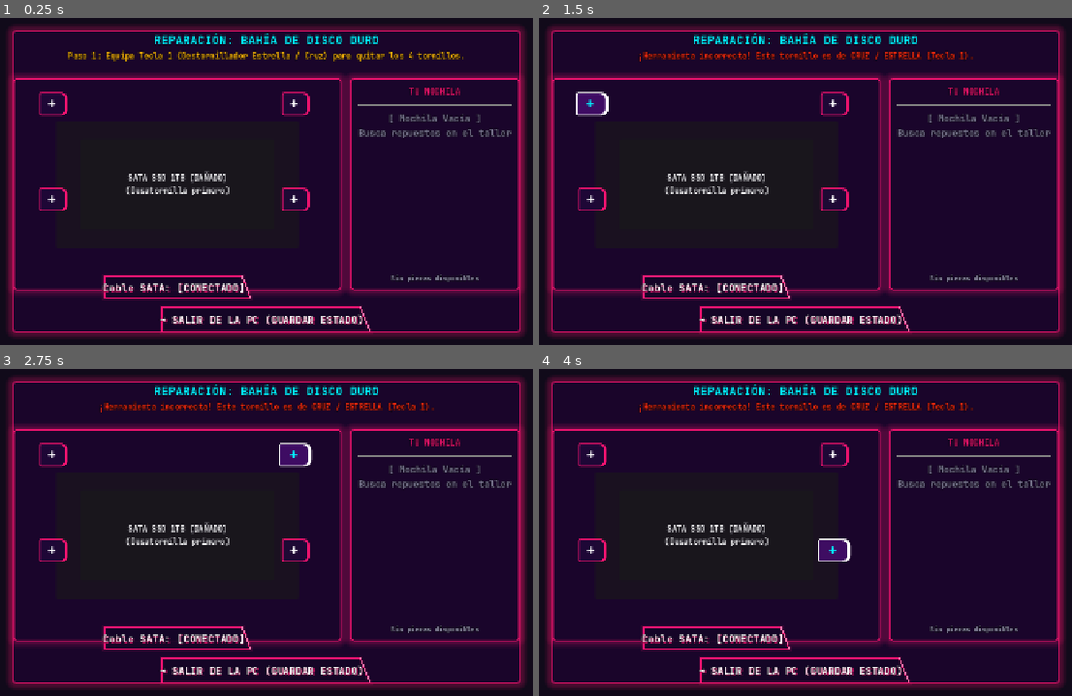
Above: before the commit, frames 1-4 (two rows, left to right).
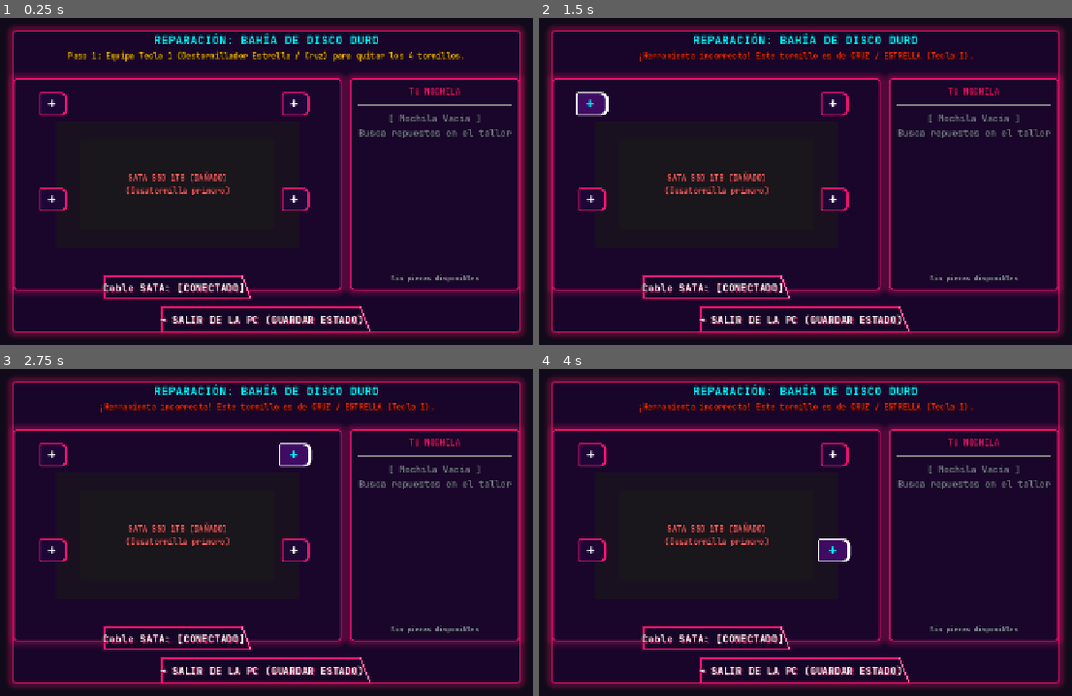
Above: after the commit, the same moments.

Repository: santiago9seijas-bit/computer-technician-3D
Game: Godot game, scene res://scenes/minigames/HDDMinigame.tscn
Two runs of this game, one before a commit and one after it. Both use one fixed random seed, a clock stepped at 60 frames per second and the inputs below. This scene is started directly instead of the project's main scene.
Inputs:
- Up to frame 1 (0.25 s): no input
- Up to frame 2 (1.5 s): click "Cable SATA: [CONECTADO]" at 0.5 s; click "✚" at 1.25 s
- Up to frame 3 (2.75 s): click "✚" at 2 s
- Up to frame 4 (4 s): click "✚" at 2.75 s; click "✚" at 3.5 s

The runs differ from the first frame. In frame 1, 0.6% of the frame differs, in the area x 23-44%, y 46-55%; in frame 2, 0.6%; in frame 3, 0.6%; in frame 4, 0.6%.

Commit message:
feat: mecanica simetrica de arrastre en HDD con integracion de mochila y tacto continuo

Diff:
--- a/scripts/minigames/HDDMinigame.gd
+++ b/scripts/minigames/HDDMinigame.gd
@@ -6,8 +6,9 @@
 enum State {
 	UNSCREW_4,
 	DISCONNECT_SATA,
-	DRAG_REMOVE_HDD,
+	EXTRACT_HDD,
 	EMPTY_BAY,
+	INSERT_HDD_DOWN,
 	CONNECT_SATA_NEW,
 	SCREW_4,
 	COMPLETED
@@ -24,9 +25,11 @@
 var screw_type: String = "cruz"
 var required_tool_id: int = 1
 
-# Arrastre del disco viejo
+# Arrastre del disco
 var is_dragging_hdd: bool = false
 var drag_start_y: float = 0.0
+var base_disk_y: float = 0.0
+var initialized_disk_y: bool = false
 
 # Arrastre desde la mochila
 var is_dragging_backpack_hdd: bool = false
@@ -84,6 +87,11 @@
 	_update_ui_state()
 	_refresh_backpack_ui()
 
+func _process(_delta: float) -> void:
+	if not initialized_disk_y and disk_panel.position.y != 0:
+		base_disk_y = disk_panel.position.y
+		initialized_disk_y = true
+
 func _on_backpack_changed(_items: Array) -> void:
 	_refresh_backpack_ui()
 
@@ -115,6 +123,7 @@
 				item_btn.text = "⇪ SATA SSD 1TB (NUEVO)\n[Arrastra o Clic]"
 				item_btn.modulate = Color(0.0, 1.0, 0.6, 1.0)
 
+				# Permitir clic directo o arrastre hacia la bahía
 				item_btn.pressed.connect(func(): _insert_hdd_from_backpack(i))
 
 				item_btn.gui_input.connect(func(event: InputEvent):
@@ -126,7 +135,7 @@
 							if is_dragging_backpack_hdd:
 								is_dragging_backpack_hdd = false
 								var diff_x = backpack_drag_start_x - event.global_position.x
-								if diff_x > 40.0:
+								if diff_x > 35.0:
 									_insert_hdd_from_backpack(i)
 				)
 		else:
@@ -151,10 +160,11 @@
 			status_label.text = "Paso 1: Equipa %s para quitar los 4 tornillos." % tool_name
 			status_label.modulate = Color(1.0, 0.85, 0.2, 1)
 			disk_drag_label.text = "SATA SSD 1TB [DAÑADO]\n(Desatornilla primero)"
+			disk_drag_label.modulate = Color(1, 0.4, 0.4, 1)
 		State.DISCONNECT_SATA:
 			status_label.text = "Paso 2: Haz clic para desconectar el cable SATA."
 			status_label.modulate = Color(0.0, 0.9, 1.0, 1)
-		State.DRAG_REMOVE_HDD:
+		State.EXTRACT_HDD:
 			status_label.text = "Paso 3: Haz clic sobre el Disco Duro y arrástralo hacia ARRIBA para sacarlo."
 			status_label.modulate = Color(0.0, 1.0, 0.5, 1)
 			disk_drag_label.text = "▲ HAZ CLIC Y ARRASTRA\nHACIA ARRIBA ▲"
@@ -163,6 +173,11 @@
 			status_label.text = "Bahía vacía. Arrastra el Disco Duro nuevo desde tu mochila hacia la bahía."
 			status_label.modulate = Color(1.0, 0.85, 0.2, 1)
 			_refresh_backpack_ui()
+		State.INSERT_HDD_DOWN:
+			status_label.text = "Paso 4 (A la inversa): Arrastra el Disco Duro hacia ABAJO para encajarlo."
+			status_label.modulate = Color(0.0, 0.9, 1.0, 1)
+			disk_drag_label.text = "▼ ARRASTRA HACIA ABAJO\nPARA CALZAR EN BAHÍA ▼"
+			disk_drag_label.modulate = Color(0, 0.95, 1, 1)
 		State.CONNECT_SATA_NEW:
 			status_label.text = "Paso 5: Haz clic en el botón SATA para volver a conectar el cable."
 			status_label.modulate = Color(0.0, 0.9, 1.0, 1)
@@ -206,7 +221,7 @@
 		sata_connected = false
 		btn_sata.text = "Cable SATA: [DESCONECTADO]"
 		btn_sata.modulate = Color(1, 0.3, 0.3, 1)
-		current_state = State.DRAG_REMOVE_HDD
+		current_state = State.EXTRACT_HDD
 		_update_ui_state()
 	elif current_state == State.CONNECT_SATA_NEW:
 		sata_connected = true
@@ -220,24 +235,49 @@
 		_update_ui_state()
 
 func _on_disk_gui_input(event: InputEvent) -> void:
-	if current_state != State.DRAG_REMOVE_HDD:
-		return
-
-	if event is InputEventMouseButton and event.button_index == MOUSE_BUTTON_LEFT:
-		if event.pressed:
-			is_dragging_hdd = true
-			drag_start_y = event.global_position.y
-		else:
-			if is_dragging_hdd:
-				is_dragging_hdd = false
-				var diff_y = drag_start_y - event.global_position.y
-				if diff_y >= 35.0:
-					_complete_hdd_removal()
+	# FASE EXTRACCIÓN (Hacia arriba)
+	if current_state == State.EXTRACT_HDD:
+		if event is InputEventMouseButton and event.button_index == MOUSE_BUTTON_LEFT:
+			if event.pressed:
+				is_dragging_hdd = true
+				drag_start_y = event.global_position.y
+			else:
+				if is_dragging_hdd:
+					is_dragging_hdd = false
+					var diff_y = drag_start_y - event.global_position.y
+					if diff_y >= 35.0:
+						_complete_hdd_removal()
+					else:
+						# Regresar a posición normal si no arrastró lo suficiente
+						var tween = create_tween()
+						tween.tween_property(disk_panel, "position:y", base_disk_y, 0.2)
+		elif event is InputEventMouseMotion and is_dragging_hdd:
+			var pull = clamp(drag_start_y - event.global_position.y, 0.0, 70.0)
+			disk_panel.position.y = base_disk_y - pull
+
+	# FASE INSERCIÓN A LA INVERSA (Hacia abajo)
+	elif current_state == State.INSERT_HDD_DOWN:
+		if event is InputEventMouseButton and event.button_index == MOUSE_BUTTON_LEFT:
+			if event.pressed:
+				is_dragging_hdd = true
+				drag_start_y = event.global_position.y
+			else:
+				if is_dragging_hdd:
+					is_dragging_hdd = false
+					var diff_y = event.global_position.y - drag_start_y
+					if diff_y >= 30.0:
+						_seat_new_hdd()
+					else:
+						var tween = create_tween()
+						tween.tween_property(disk_panel, "position:y", -50.0, 0.2)
+		elif event is InputEventMouseMotion and is_dragging_hdd:
+			var push = clamp(event.global_position.y - drag_start_y, 0.0, 70.0)
+			disk_panel.position.y = -50.0 + push
 
 func _complete_hdd_removal() -> void:
 	var tween = create_tween()
-	tween.tween_property(disk_panel, "position:y", -180.0, 0.35)
-	tween.parallel().tween_property(disk_panel, "modulate:a", 0.0, 0.35)
+	tween.tween_property(disk_panel, "position:y", -180.0, 0.3)
+	tween.parallel().tween_property(disk_panel, "modulate:a", 0.0, 0.3)
 	tween.tween_callback(func():
 		disk_panel.visible = false
 		empty_bay_label.visible = true
@@ -262,16 +302,21 @@
 	GameManager.remove_item_from_backpack(index)
 	empty_bay_label.visible = false
 
+	# Mostrar disco nuevo suspendido arriba de la bahía
 	disk_panel.visible = true
 	disk_panel.modulate = Color(0, 0.95, 1, 1)
-	disk_panel.position.y = -120.0
-	disk_drag_label.text = "SATA SSD 1TB [NUEVO]"
-	disk_drag_label.modulate = Color(0, 1, 0.6, 1)
-
+	disk_panel.position.y = -50.0
+
+	current_state = State.INSERT_HDD_DOWN
+	_update_ui_state()
+	_refresh_backpack_ui()
+
+func _seat_new_hdd() -> void:
 	var tween = create_tween()
-	tween.tween_property(disk_panel, "position:y", 25.0, 0.35).set_trans(Tween.TRANS_BOUNCE).set_ease(Tween.EASE_OUT)
+	tween.tween_property(disk_panel, "position:y", base_disk_y, 0.25).set_trans(Tween.TRANS_BOUNCE).set_ease(Tween.EASE_OUT)
 	tween.tween_callback(func():
+		disk_drag_label.text = "SATA SSD 1TB [CALZADO]"
+		disk_drag_label.modulate = Color(0, 1, 0.6, 1)
 		current_state = State.CONNECT_SATA_NEW
 		_update_ui_state()
-		_refresh_backpack_ui()
 	)
